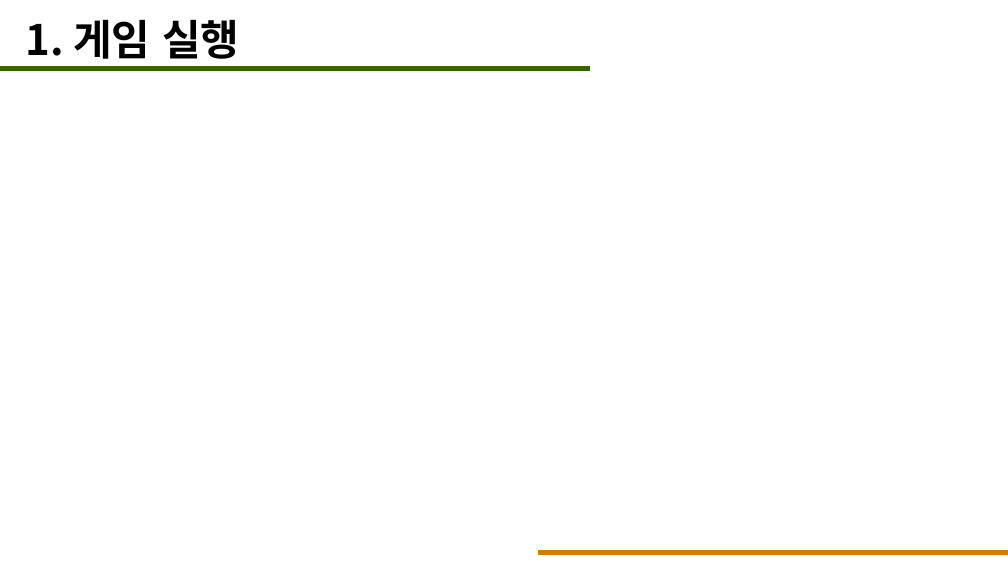
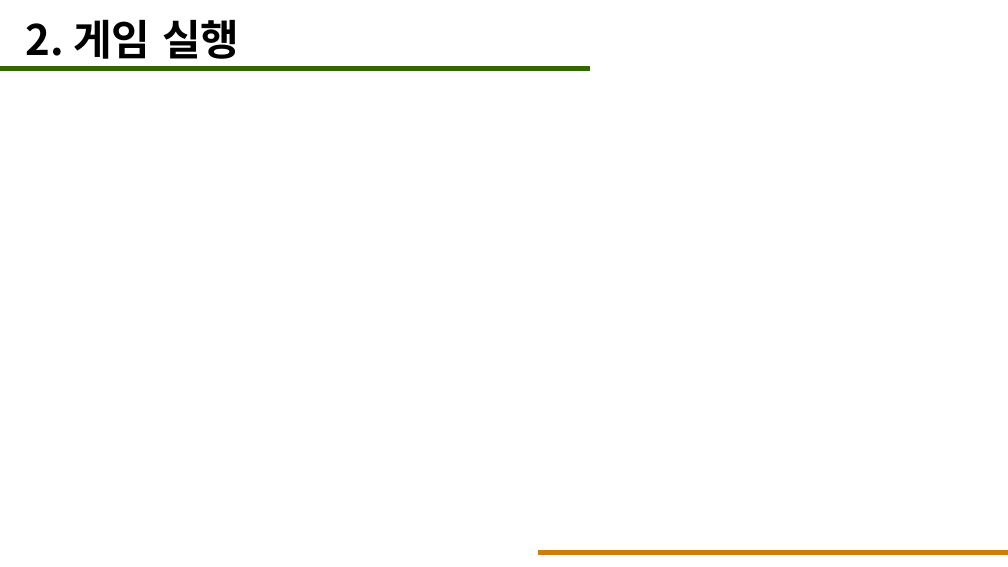
Before and after one commit to JeonSangHoon0711/2023-gameprogramming, a slide deck: slide 10 of 9week/2019775054.pptx. Drawn at 1008x567 pixels with LibreOffice and Linux fonts; fonts in the diff are those of the drawing. Boxes give left, top, right and bottom in pixels: in the first picture for what was removed or moved away, otherwise in the second. Text is boxed around its words. In the diff, an @@ line names an element or a change of style, - is before the commit and + after.

```diff
--- a/9week/2019775054.pptx
+++ b/9week/2019775054.pptx
@@ text at bbox=[25, 19, 239, 59]: text changed @@
-1. 게임 실행
+2. 게임 실행
```
Also in this commit, not shown: 2 other slides changed, 1 other file.
